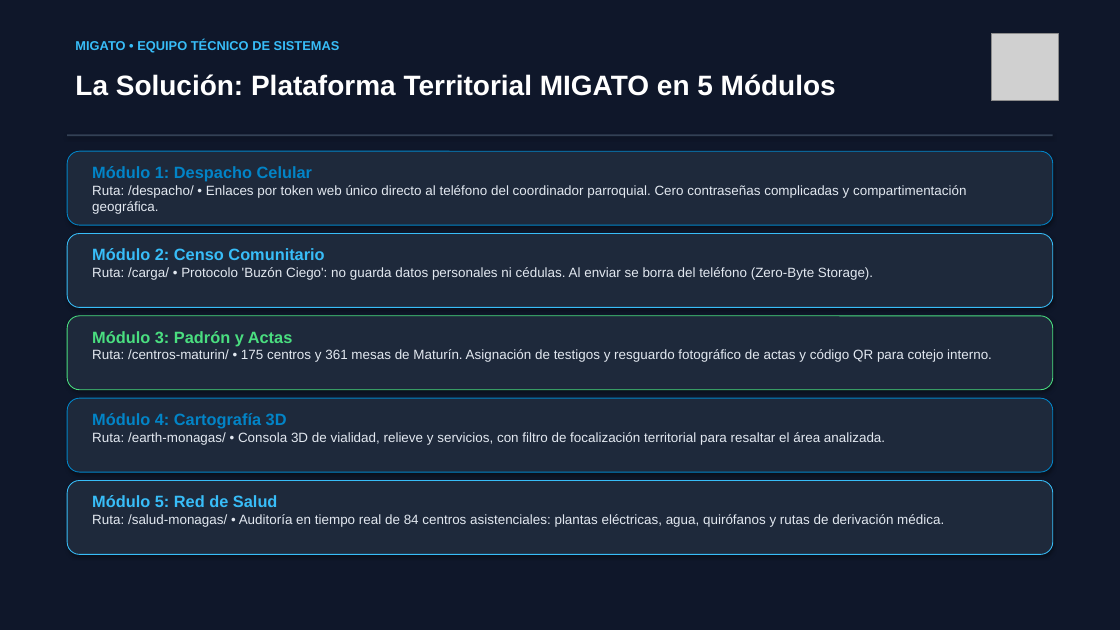
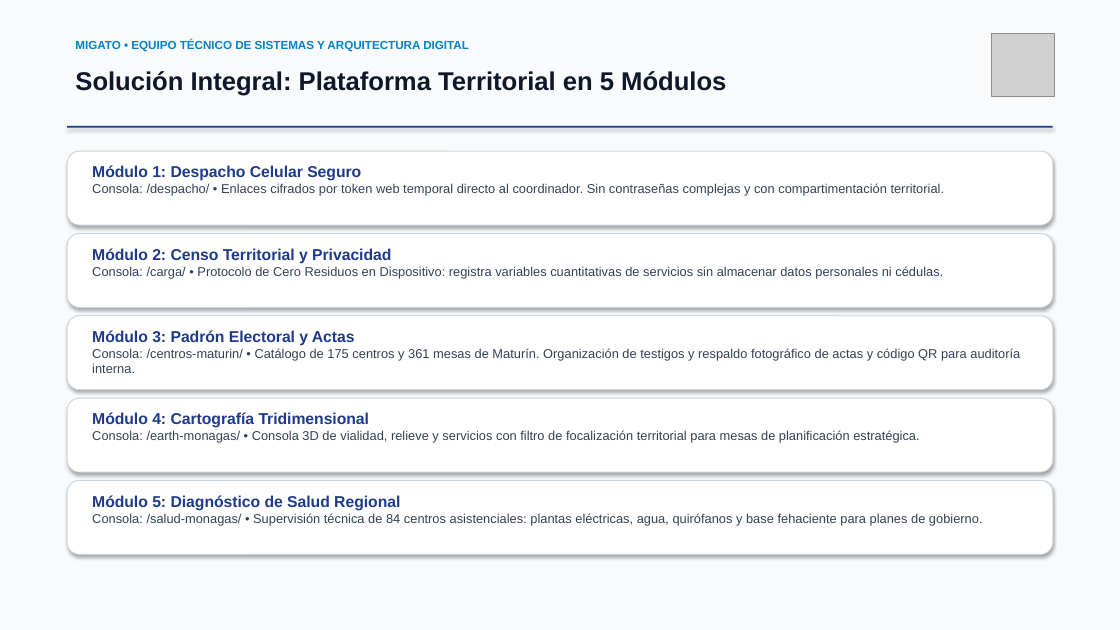
Before and after one commit to diegodona36-netizen/migato-maturin, a slide deck: slide 3 of PRESENTACION_EJECUTIVA_MIGATO_V3.pptx. Drawn at 1120x630 pixels with LibreOffice and Linux fonts; fonts in the diff are those of the drawing; grey boxes stand for pictures. Boxes give left, top, right and bottom in pixels: in the first picture for what was removed or moved away, otherwise in the second. Text is boxed around its words. In the diff, an @@ line names an element or a change of style, - is before the commit and + after.

```diff
--- a/PRESENTACION_EJECUTIVA_MIGATO_V3.pptx
+++ b/PRESENTACION_EJECUTIVA_MIGATO_V3.pptx
@@ rectangle at bbox=[0, 0, 1120, 630]: fill #0F172A to #F8FAFC @@
@@ text at bbox=[75, 40, 469, 52]: text changed; size 11 to 10 pt; text colour #38BDF8 to #0284C7 @@
-MIGATO • EQUIPO TÉCNICO DE SISTEMAS
+MIGATO • EQUIPO TÉCNICO DE SISTEMAS Y ARQUITECTURA DIGITAL
@@ picture: place and size @@
-picture at bbox=[991, 34, 1059, 101]
+picture at bbox=[991, 34, 1054, 97]
@@ text at bbox=[75, 71, 726, 96]: text changed; size 24 to 22 pt; text colour #FFFFFF to #0F172A @@
-La Solución: Plataforma Territorial MIGATO en 5 Módulos
+Solución Integral: Plataforma Territorial en 5 Módulos
@@ rectangle: place and size @@
-rectangle at bbox=[67, 134, 1053, 136]
+rectangle at bbox=[67, 126, 1053, 128]
@@ rectangle at bbox=[67, 126, 1053, 128]: fill #334155 to #1E3A8A @@
@@ rounded rectangle at bbox=[67, 151, 1053, 225]: fill #1E293B to #FFFFFF; outline #0284C7 0.75 pt to #CBD5E1 0.75 pt @@
@@ text at bbox=[92, 165, 945, 196]: text changed; size 11.5 to 11 pt; text colour #E2E8F0 to #334155 @@
-Módulo 1: Despacho Celular
-Ruta: /despacho/ • Enlaces por token web único directo al teléfono del coordinador parroquial. Cero contraseñas complicadas y compartimentación geográfica.
+Módulo 1: Despacho Celular Seguro
+Consola: /despacho/ • Enlaces cifrados por token web temporal directo al coordinador. Sin contraseñas complejas y con compartimentación territorial.
@@ rounded rectangle at bbox=[67, 234, 1053, 308]: fill #1E293B to #FFFFFF; outline #38BDF8 0.75 pt to #CBD5E1 0.75 pt @@
@@ text at bbox=[92, 248, 943, 278]: text changed; size 11.5 to 11 pt; text colour #E2E8F0 to #334155 @@
-Módulo 2: Censo Comunitario
-Ruta: /carga/ • Protocolo 'Buzón Ciego': no guarda datos personales ni cédulas. Al enviar se borra del teléfono (Zero-Byte Storage).
+Módulo 2: Censo Territorial y Privacidad
+Consola: /carga/ • Protocolo de Cero Residuos en Dispositivo: registra variables cuantitativas de servicios sin almacenar datos personales ni cédulas.
@@ rounded rectangle at bbox=[67, 316, 1053, 390]: fill #1E293B to #FFFFFF; outline #4ADE80 0.75 pt to #CBD5E1 0.75 pt @@
@@ text at bbox=[92, 330, 1020, 373]: text changed; size 11.5 to 11 pt; text colour #E2E8F0 to #334155 @@
-Módulo 3: Padrón y Actas
-Ruta: /centros-maturin/ • 175 centros y 361 mesas de Maturín. Asignación de testigos y resguardo fotográfico de actas y código QR para cotejo interno.
+Módulo 3: Padrón Electoral y Actas
+Consola: /centros-maturin/ • Catálogo de 175 centros y 361 mesas de Maturín. Organización de testigos y respaldo fotográfico de actas y código QR para auditoría interna.
@@ rounded rectangle at bbox=[67, 398, 1053, 472]: fill #1E293B to #FFFFFF; outline #0284C7 0.75 pt to #CBD5E1 0.75 pt @@
@@ text at bbox=[92, 412, 919, 443]: text changed; size 11.5 to 11 pt; text colour #E2E8F0 to #334155 @@
-Módulo 4: Cartografía 3D
-Ruta: /earth-monagas/ • Consola 3D de vialidad, relieve y servicios, con filtro de focalización territorial para resaltar el área analizada.
+Módulo 4: Cartografía Tridimensional
+Consola: /earth-monagas/ • Consola 3D de vialidad, relieve y servicios con filtro de focalización territorial para mesas de planificación estratégica.
@@ rounded rectangle at bbox=[67, 481, 1053, 555]: fill #1E293B to #FFFFFF; outline #38BDF8 0.75 pt to #CBD5E1 0.75 pt @@
@@ text at bbox=[92, 495, 983, 525]: text changed; size 11.5 to 11 pt; text colour #E2E8F0 to #334155 @@
-Módulo 5: Red de Salud
-Ruta: /salud-monagas/ • Auditoría en tiempo real de 84 centros asistenciales: plantas eléctricas, agua, quirófanos y rutas de derivación médica.
+Módulo 5: Diagnóstico de Salud Regional
+Consola: /salud-monagas/ • Supervisión técnica de 84 centros asistenciales: plantas eléctricas, agua, quirófanos y base fehaciente para planes de gobierno.
```
Also in this commit, not shown: 9 other slides changed, 4 other files.
